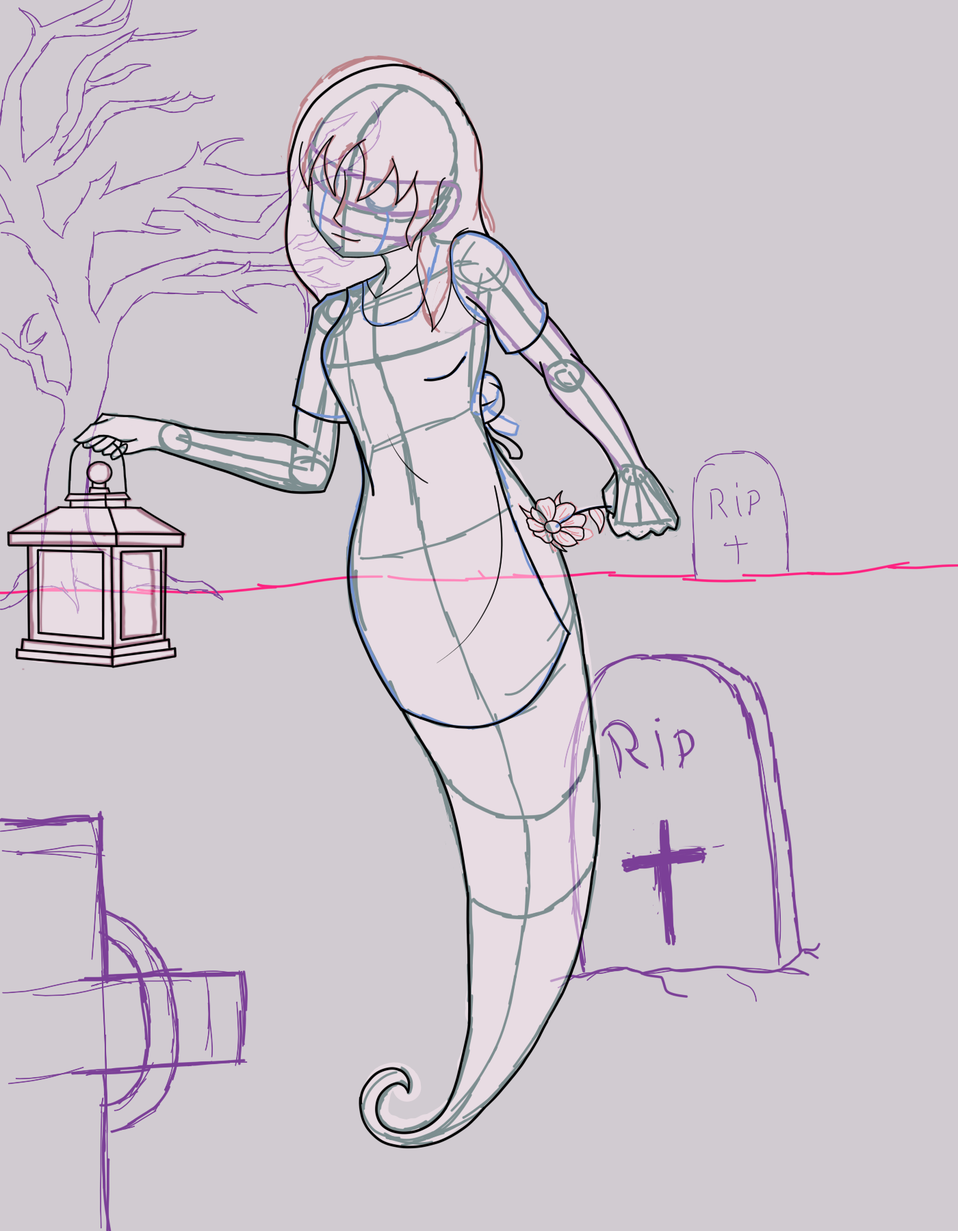
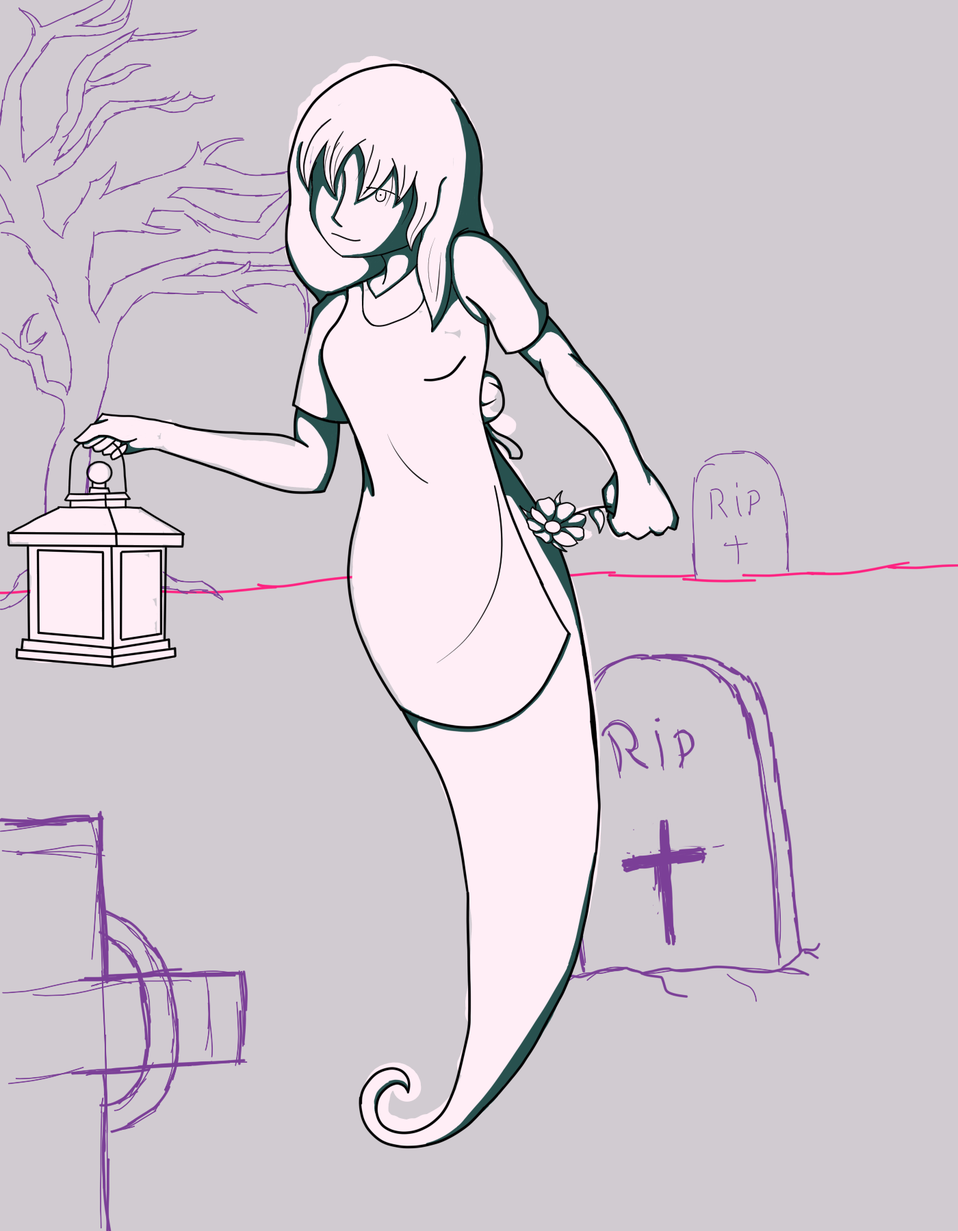
Layers edited between the first and the second 958 x 1231 image:
painted on "Paint Layer 9 Merged" over [6, 54, 682, 1147]
added layer "Paint Layer 10" in group "Group 4" over [43, 87, 682, 1147]
painted on "Paint Layer 9" over [280, 131, 439, 219]
moved "Paint Layer 6" into group "Group 4", painted on it over [6, 54, 682, 1147]
hid group "Group 5" (5 layers) over [6, 54, 682, 1147]
painted on "Paint Layer 7" over [280, 54, 526, 351]
painted on "Paint Layer 1" over [43, 54, 682, 1147]
painted on "Paint Layer 3" over [6, 54, 682, 1147]
